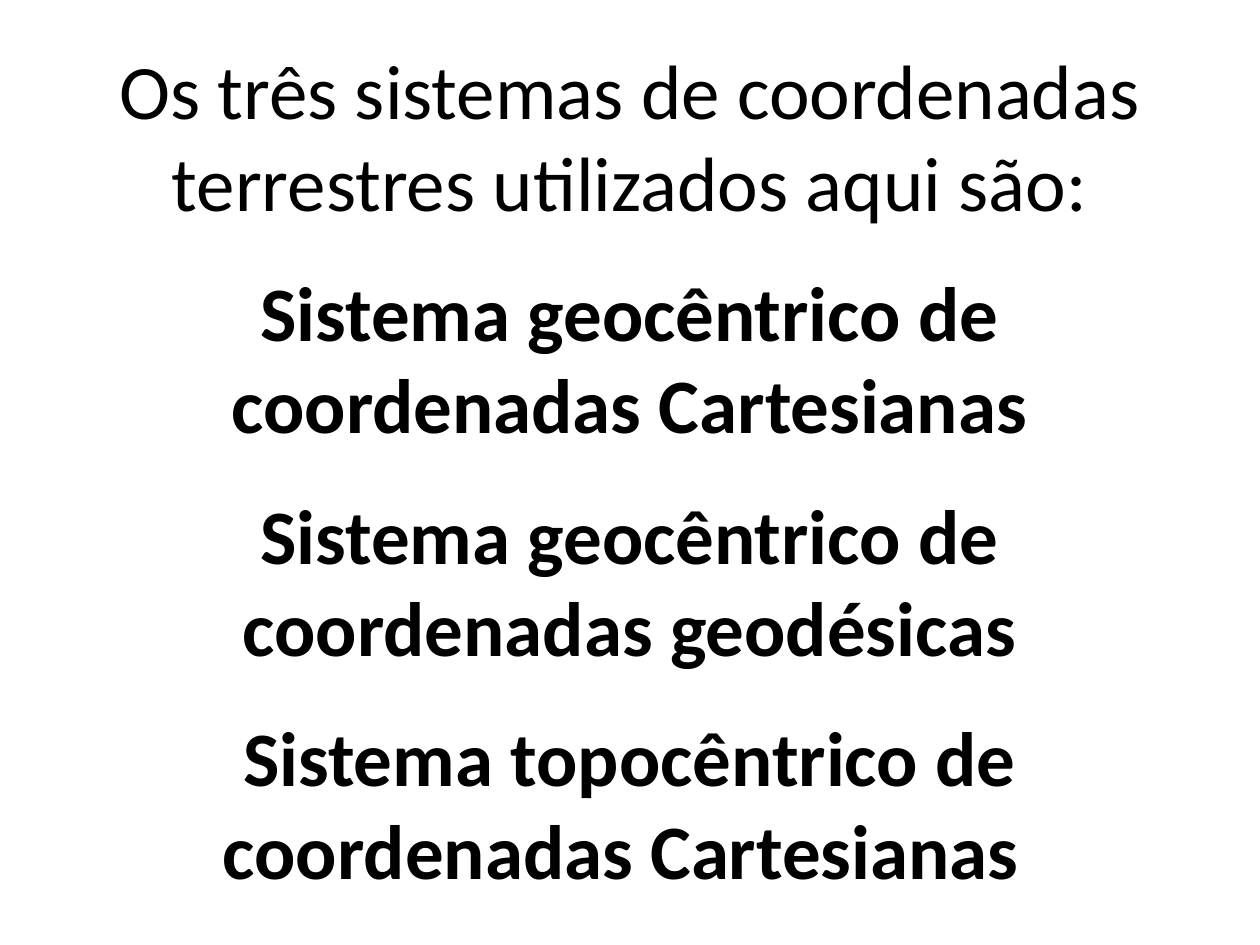
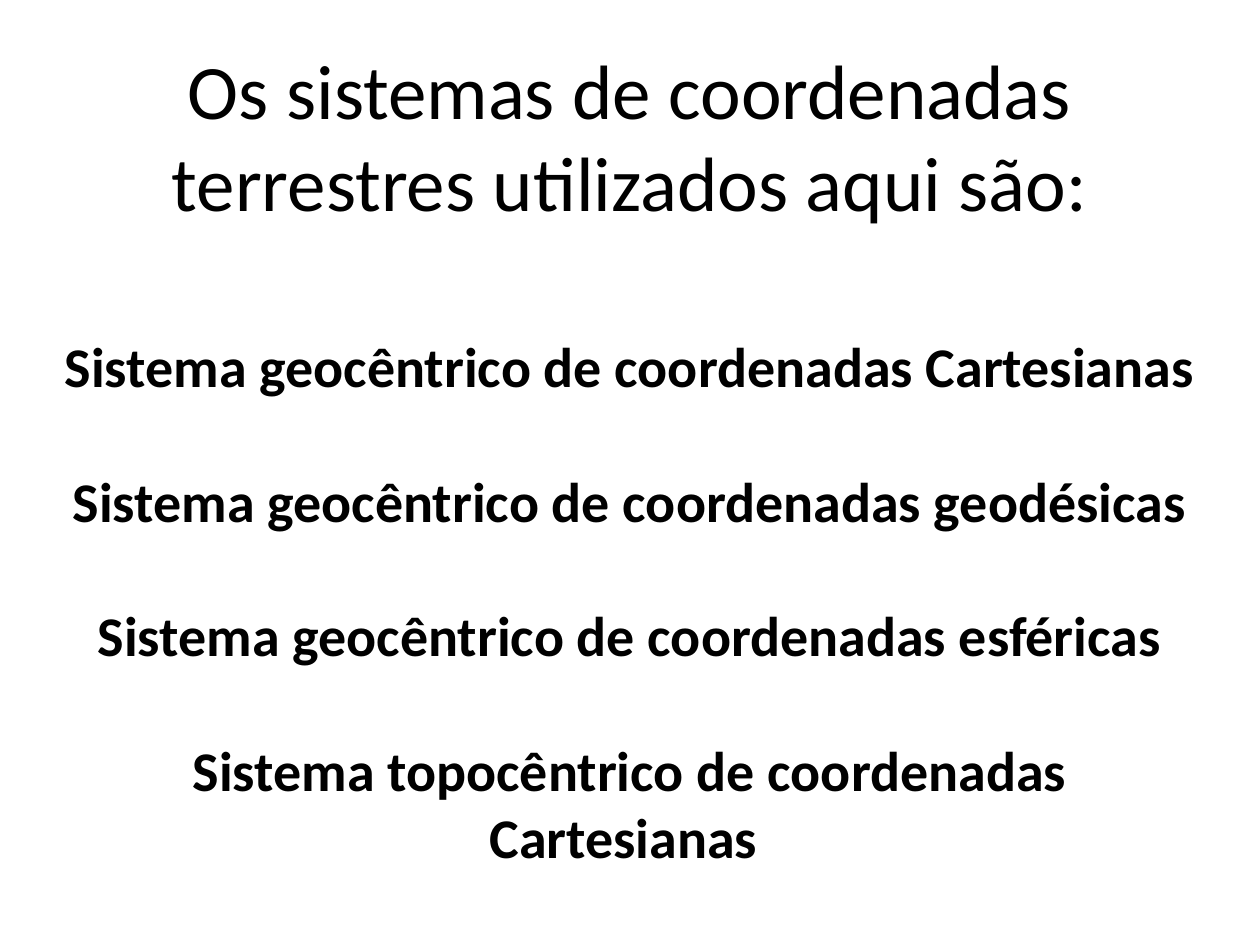
Before and after one commit to birocoles/Disciplina-metodos-potenciais, a slide deck: slide 10 of Topics/Sistemas_coordenadas_A.odp. Drawn at 1260x945 pixels with LibreOffice and Linux fonts; fonts in the diff are those of the drawing. Boxes give left, top, right and bottom in pixels: in the first picture for what was removed or moved away, otherwise in the second. Text is boxed around its words. In the diff, an @@ line names an element or a change of style, - is before the commit and + after.

```diff
--- a/Topics/Sistemas_coordenadas_A.odp
+++ b/Topics/Sistemas_coordenadas_A.odp
@@ text at [172, 65, 1087, 224]: text changed @@
-Os três sistemas de coordenadas terrestres utilizados aqui são:
+Os sistemas de coordenadas terrestres utilizados aqui são:
@@ text at [65, 347, 1194, 859]: size 44 to 32 pt in "Sistema geocêntrico de coordenadas Cartesianas", "Sistema geocêntrico de coordenadas geodésicas", "Sistema topocêntrico de coordenadas Cartesianas" @@
@@ text at [98, 616, 1161, 666]: paragraph added @@
+Sistema geocêntrico de coordenadas esféricas
```
Also in this commit, not shown: 10 other slides changed, 7 slides added, 3 other files.
